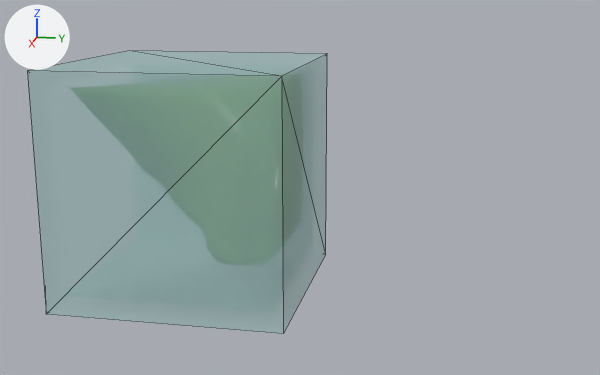
Renders of the OBJ model test/demo_scene.obj from each side of a commit.
One viewpoint serves both versions: a 50 mm lens placed at (39.4, 6.5, 13.3), pointed at (5.3, -0.3, 4.7). Arrows for +X, +Y and +Z are at upper left; the lights stay in place. Mesh edges are drawn as thin lines. Where no turn or scale is listed for an object, it has been applied to the vertices.

The scene before the commit, as lines of its bpy script (objects in view):
```python
mat_material_001 = principled_material('Material.001')
mat_material_001.base_color = (0.392, 0.64, 0.624)  # cyan #a8d1cf
mat_material_001.roughness = 0.559
mat_material_001.alpha = 0.391
mat_material_003 = principled_material('Material.003')
mat_material_003.base_color = (0.312, 0.64, 0.0336)  # green #98d133
mat_material_003.roughness = 0.238
me_water_container_water_container_mesh = bpy.data.meshes.new('water_container_water_container_mesh')
me_water_container_water_container_mesh.from_pydata(...)  # 16 vertices, 28 faces; spans x 0.0..10.0, y -10.02..-0.02, z 0.01..10.01
me_water_container_water_container_mesh.materials.append(mat_material_001)  # cyan #a8d1cf
me_water_land_water_land_mesh = bpy.data.meshes.new('water_land_water_land_mesh')
me_water_land_water_land_mesh.from_pydata(...)  # 582 vertices, 1160 faces; spans x 2.46..9.38, y -8.65..-0.68, z 2.38..9.37
me_water_land_water_land_mesh.materials.append(mat_material_003)  # green #98d133
ob_water_container_water_container_mesh = bpy.data.objects.new('water_container_water_container_mesh', me_water_container_water_container_mesh)
ob_water_container_water_container_mesh.location = (0.0, 0.0, 0.0)
ob_water_land_water_land_mesh = bpy.data.objects.new('water_land_water_land_mesh', me_water_land_water_land_mesh)
ob_water_land_water_land_mesh.location = (0.0, 0.0, 0.0)
```
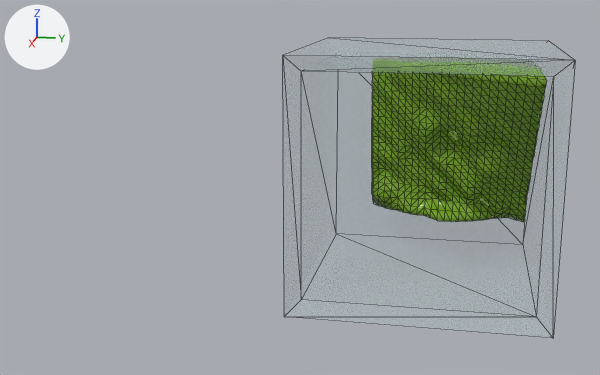
The edits, one by one:
Material 'Material.001' (mat_material_001) changes colour from cyan #a8d1cf to light grey #b6ccd1; in linear values from (0.392, 0.64, 0.624) to (0.466, 0.607, 0.64).
In material 'Material.001' (mat_material_001), alpha goes from 0.391 to 0.138.
Material 'Material.003' (mat_material_003) changes colour from green #98d133 to green #82b52b; in linear values from (0.312, 0.64, 0.0336) to (0.224, 0.46, 0.0241).
me_water_container_water_container_mesh has 16 vertices, 28 faces and spans x 0.0..10.0, y -10.02..-0.02, z 0.01..10.01.
me_water_container_water_container_mesh is used by ob_water_container_water_container_mesh; location (0.0, 0.0, 0.0).
me_water_container_water_container_mesh part 1: the whole mesh is multiplied about its middle by the matrix ((0.0, -1.0, 0.0), (-1.0, 0.0, 0.0), (0.0, 0.0, -1.0)), then moved by (0.12, 10.07, 0.76).
me_water_land_water_land_mesh has 582 vertices, 1160 faces and spans x 2.46..9.38, y -8.65..-0.68, z 2.38..9.37.
me_water_land_water_land_mesh is used by ob_water_land_water_land_mesh; location (0.0, 0.0, 0.0).
me_water_land_water_land_mesh part 2: the whole mesh is turned 90 degrees about the z axis through its middle, then moved by (-0.59, 10.55, 0.71).

Where the change shows, as pixel boxes (x1, y1, x2, y2) in the pictures (600 x 375 px):
'water_container_water_container_mesh', recoloured, surface changed, reshaped: before (27, 51, 327, 334); after (283, 38, 575, 338)
'water_land_water_land_mesh', recoloured, mesh turned (not visible before): after (372, 73, 547, 222)
